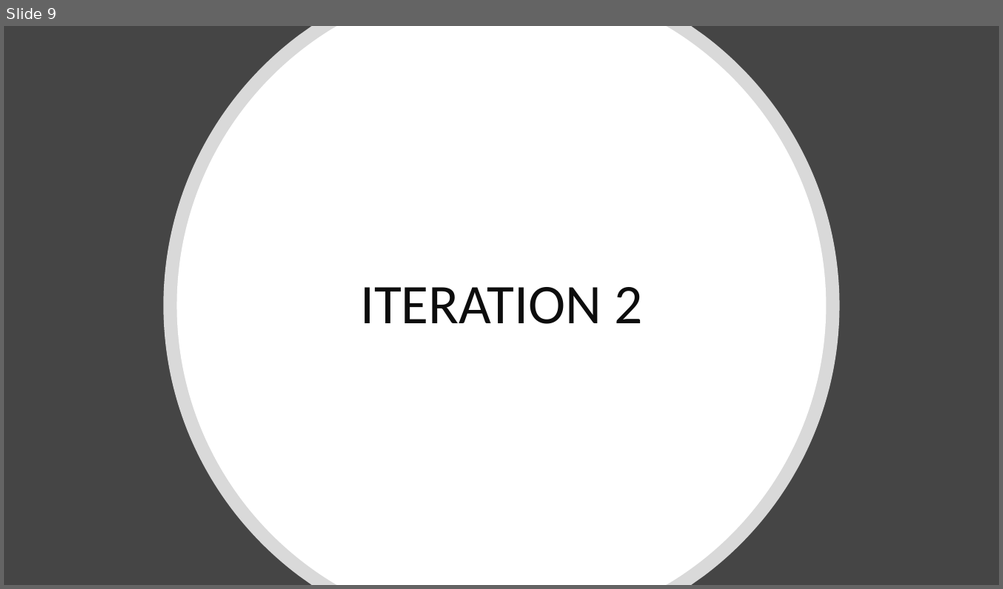
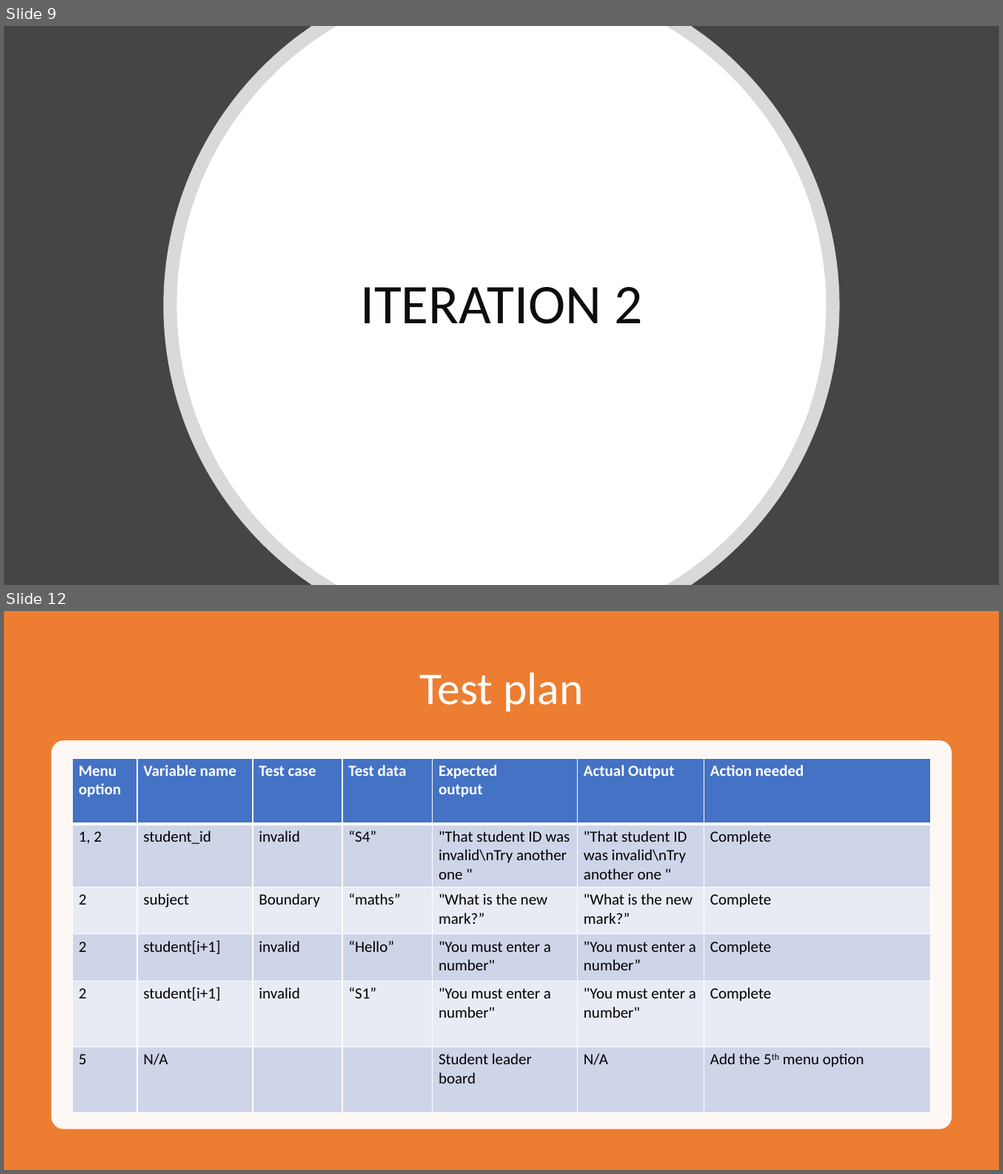
Before and after one commit to Max-Hitchings/Bright-Sparks-School-System, a slide deck: Bright Sparks Documentation.pptx. Shown one above the other, each under a label of ours: slide 9 before the commit, slides 9 and 12 after it; the slides between them are not shown. The pictures are 1003x589 and 1003x1174 pixels, drawn with LibreOffice and Linux fonts; fonts in the diff are those of the drawing. Boxes give left, top, right and bottom in pixels: in the first picture for what was removed or moved away, otherwise in the second. Text is boxed around its words. In the diff, an @@ line names an element or a change of style, - is before the commit and + after.

```diff
--- a/Bright Sparks Documentation.pptx
+++ b/Bright Sparks Documentation.pptx
@@ slide 12 added at box(4, 611, 999, 1170), background #FFFFFF @@
@@ rectangle added at box(4, 611, 999, 1170), fill #ED7D31 @@
@@ title added at box(419, 672, 583, 712), 44 pt, text #FFFFFF @@
+Test plan
@@ rounded rectangle added at box(51, 741, 951, 1130), fill #FFFFFF at 95% opacity @@
@@ table added at box(73, 758, 931, 1112), 6 rows, 7 columns @@
+Menu option | Variable name | Test case | Test data | Expected / output | Actual Output | Action needed
+1, 2 | student_id | invalid | “S4” | "That student ID was invalid\nTry another one " | "That student ID was invalid\nTry another one " | Complete
+2 | subject | Boundary | “maths” | "What is the new mark?” | "What is the new mark?” | Complete
+2 | student[i+1] | invalid | “Hello” | "You must enter a number" | "You must enter a number” | Complete
+2 | student[i+1] | invalid | “S1” | "You must enter a number" | "You must enter a number" | Complete
+5 | N/A |  |  | Student leader board | N/A | Add the 5th menu option
```
Also in this commit, not shown: 1 slide changed, 3 other slides added, 1 slide removed.
